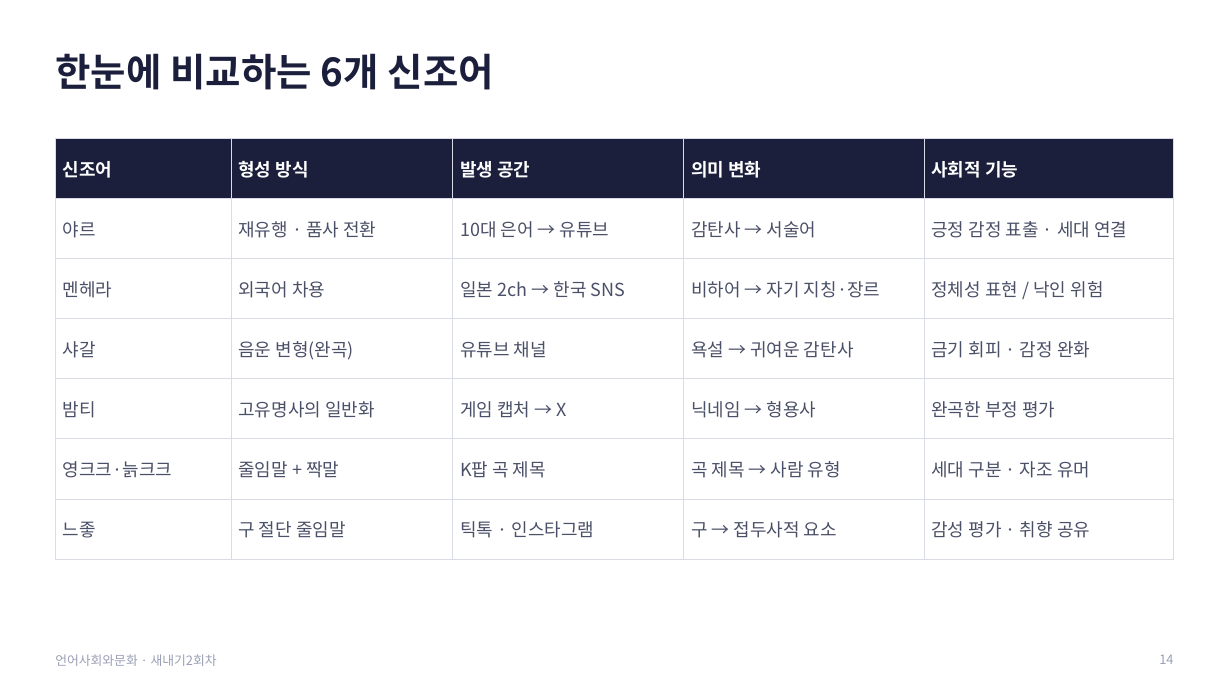
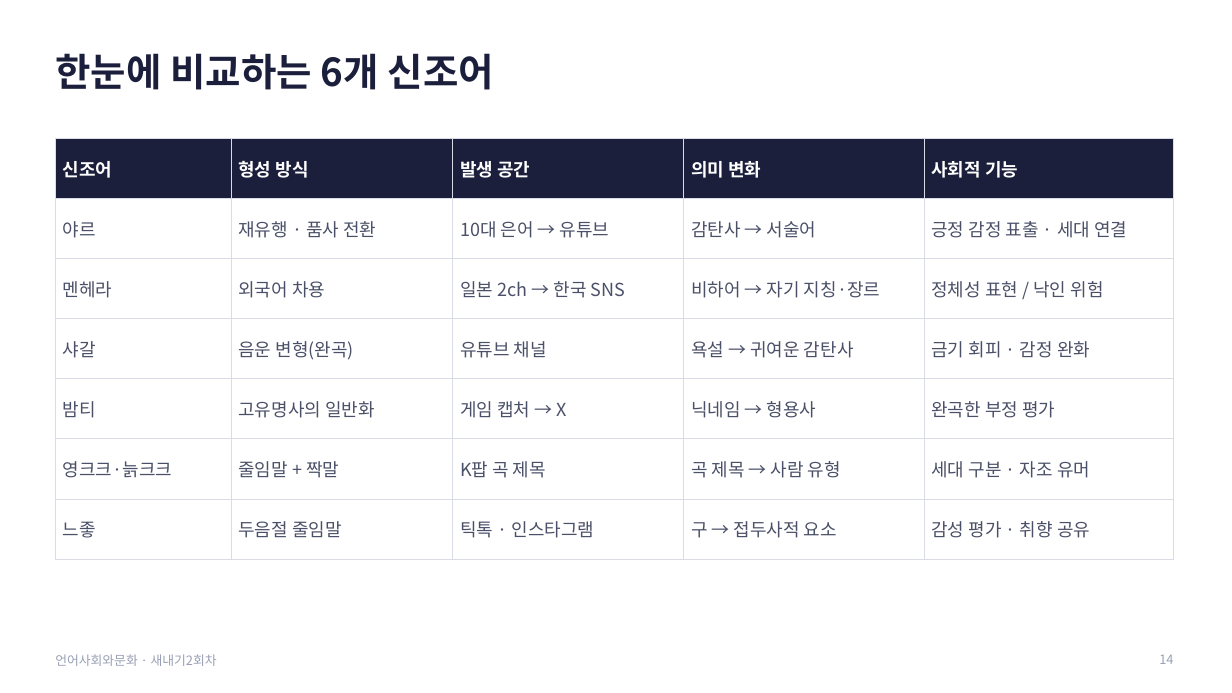
Before and after one commit to junseok7-cpu/hello, a slide deck: slide 14 of report/언어사회와문화_발표_새내기2회차.pptx. Drawn at 1232x693 pixels with LibreOffice and Linux fonts; fonts in the diff are those of the drawing. Boxes give left, top, right and bottom in pixels: in the first picture for what was removed or moved away, otherwise in the second. Text is boxed around its words. In the diff, an @@ line names an element or a change of style, - is before the commit and + after.

```diff
--- a/report/언어사회와문화_발표_새내기2회차.pptx
+++ b/report/언어사회와문화_발표_새내기2회차.pptx
@@ table at [55,139,1174,542] @@
-row 7, column 2: 구 절단 줄임말
+row 7, column 2: 두음절 줄임말
```
Also in this commit, not shown: 1 other slide changed, 2 other files.
